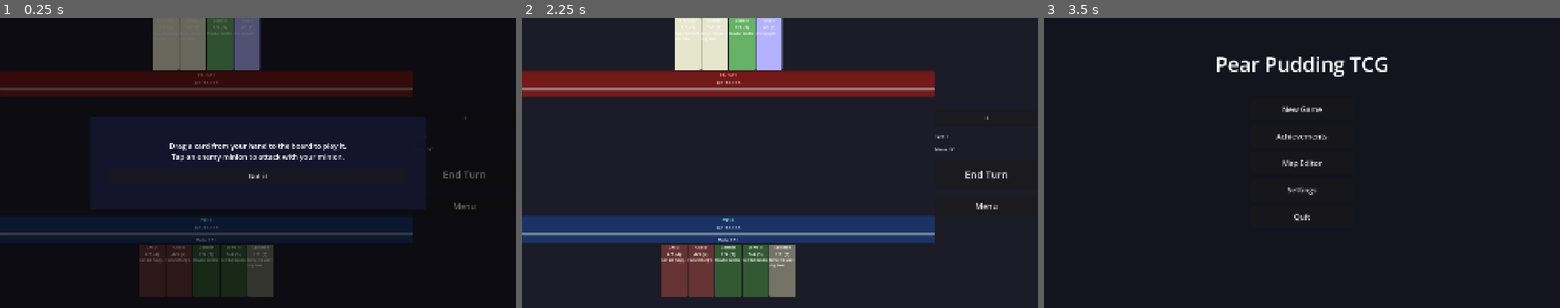
Above: before the commit, frames 1-3 (left to right).
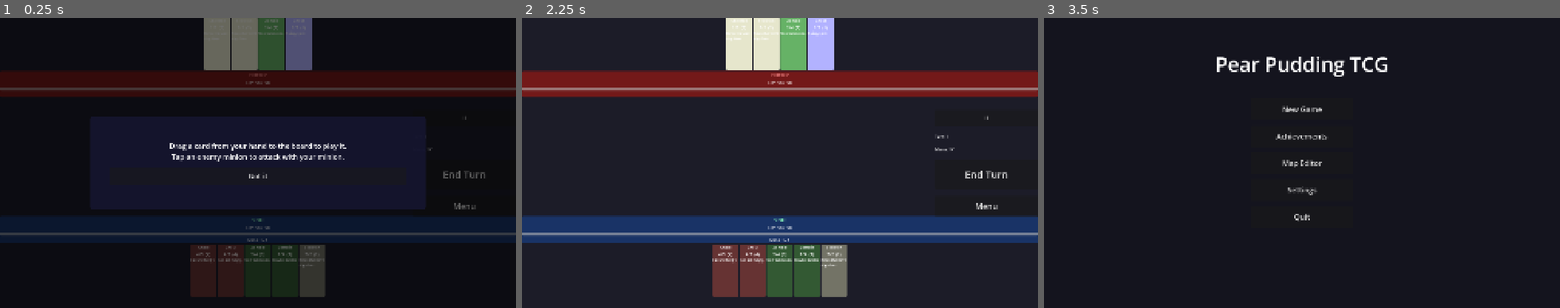
Above: after the commit, the same moments.

Repository: ChrisPauly97/pear-pudding-godot
Game: Godot game, scene res://scenes/battle/BattleScene.tscn
The game is run twice, just before and just after one commit, with the same random seed, the same clock (stepped at 60 frames per second) and the same inputs. This scene is started directly instead of the project's main scene. Sound files missing from this copy of the repository are replaced by a short silence.
Inputs:
- Up to frame 1 (0.25 s): no input
- Up to frame 2 (2.25 s): click "II" at 0.5 s; click "End Turn" at 1.25 s; click "Got it" at 2 s
- Up to frame 3 (3.5 s): click "Menu" at 2.75 s

The runs differ from the first frame. In frame 1, 13% of the frame differs, in the area x 27-100%, y 0-97%; in frame 2, 16%; in frame 3, nothing differs.

Commit message:
Expand battle area to full device width; SidePanel floats as overlay
EnemyArea, PlayerArea, and Divider now span the full viewport width (anchor_right
1.0 instead of 0.8), giving cards the entire screen width to breathe.

SidePanel (End Turn / Menu buttons) stays anchored to the right 20% but now
overlays the battle area instead of being a separate column:
- VBoxContainer mouse_filter = PASS so empty areas let clicks reach cards below
- TurnLabel / ManaLabel mouse_filter = IGNORE (display-only, never block input)
- Buttons keep default STOP so they still capture taps correctly

https://claude.ai/code/session_01C9Jshuakd7wgK73CQrLAnN

Diff:
--- a/scenes/battle/BattleScene.tscn
+++ b/scenes/battle/BattleScene.tscn
@@ -21,10 +21,8 @@
 anchors_preset = -1
 anchor_left = 0.0
 anchor_top = 0.0
-anchor_right = 0.8
+anchor_right = 1.0
 anchor_bottom = 0.45
-offset_right = 0.0
-offset_bottom = 0.0
 
 [node name="EnemyHandView" type="HBoxContainer" parent="EnemyArea"]
 layout_mode = 2
@@ -41,7 +39,7 @@
 layout_mode = 1
 anchor_top = 0.5
 anchor_bottom = 0.5
-anchor_right = 0.8
+anchor_right = 1.0
 offset_top = -2.0
 offset_bottom = 2.0
 
@@ -50,7 +48,7 @@
 anchors_preset = -1
 anchor_left = 0.0
 anchor_top = 0.5
-anchor_right = 0.8
+anchor_right = 1.0
 anchor_bottom = 1.0
 
 [node name="PlayerBoardView" type="HBoxContainer" parent="PlayerArea"]
@@ -71,14 +69,17 @@
 anchor_right = 1.0
 anchor_bottom = 1.0
 alignment = 1
+mouse_filter = 1
 
 [node name="TurnLabel" type="Label" parent="SidePanel"]
 layout_mode = 2
 text = "Turn 1"
+mouse_filter = 2
 
 [node name="ManaLabel" type="Label" parent="SidePanel"]
 layout_mode = 2
 text = "Mana: 1/1"
+mouse_filter = 2
 
 [node name="EndTurnButton" type="Button" parent="SidePanel"]
 layout_mode = 2
